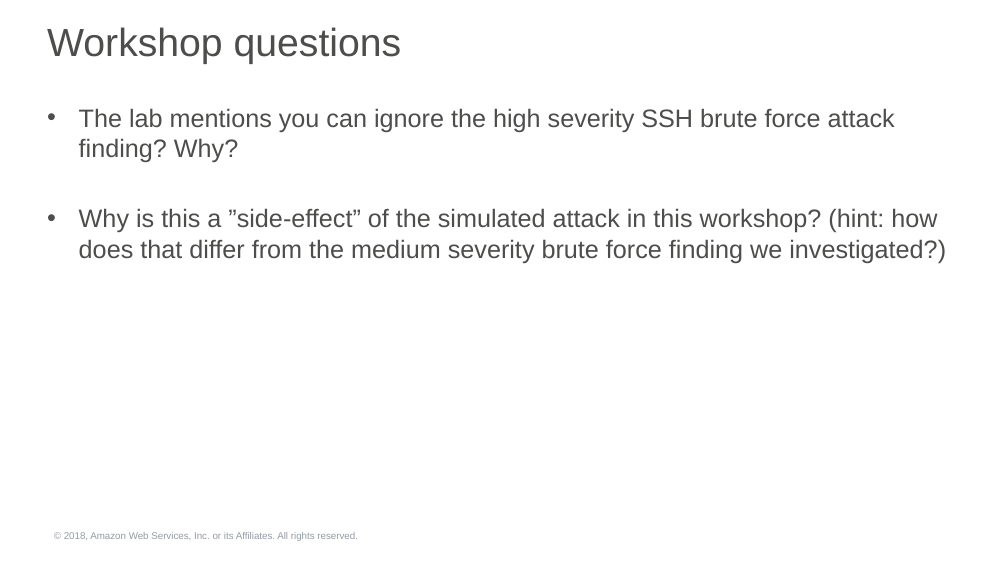
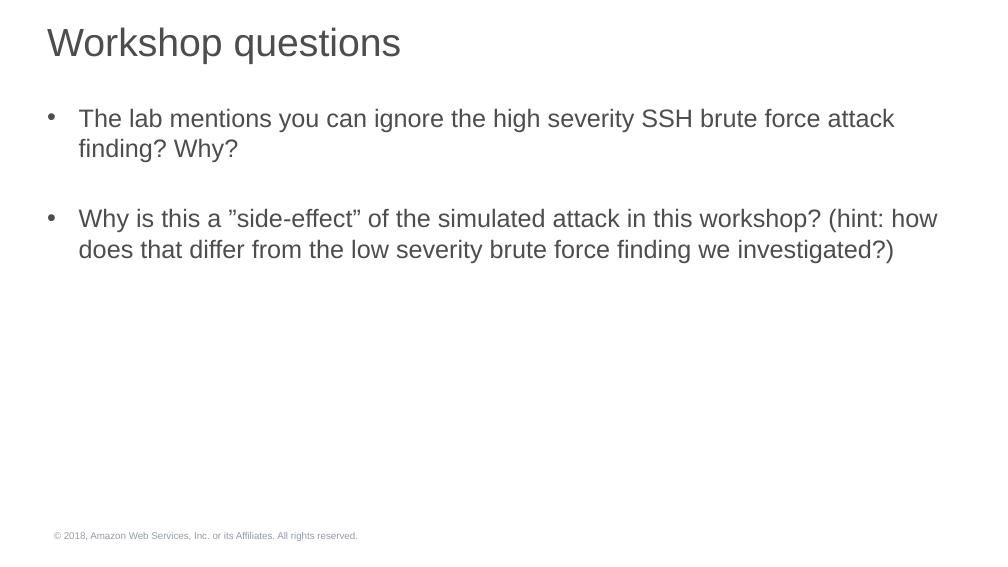
Before and after one commit to robnolen/aws-security-workshops, a slide deck: slide 9 of threat-detection-wksp/presentations/threat-detection-wksp-module4-presentation.pptx. Drawn at 1008x567 pixels with LibreOffice and Linux fonts; fonts in the diff are those of the drawing; background and template pictures are left out. Boxes give left, top, right and bottom in pixels: in the first picture for what was removed or moved away, otherwise in the second. Text is boxed around its words. In the diff, an @@ line names an element or a change of style, - is before the commit and + after.

```diff
--- a/threat-detection-wksp/presentations/threat-detection-wksp-module4-presentation.pptx
+++ b/threat-detection-wksp/presentations/threat-detection-wksp-module4-presentation.pptx
@@ text at (x1=79, y1=208, x2=937, y2=263): text changed @@
-• Why is this a ”side-effect” of the simulated attack in this workshop? (hint: how does that differ from the medium severity brute force finding we investigated?)
+• Why is this a ”side-effect” of the simulated attack in this workshop? (hint: how does that differ from the low severity brute force finding we investigated?)
```
Also in this commit, not shown: 6 other slides changed, 2 other files.
